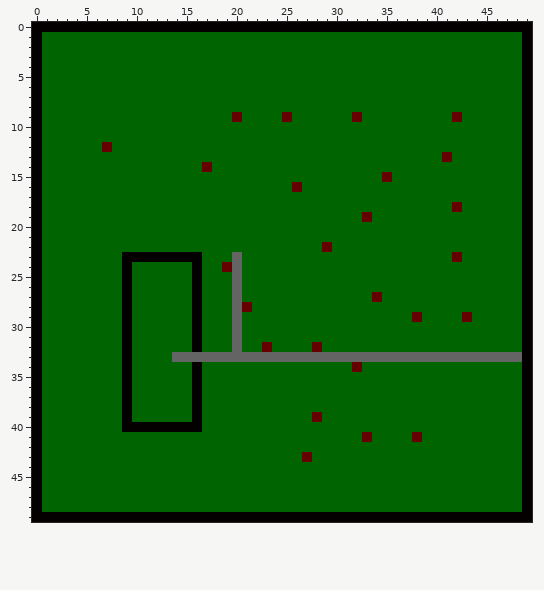
Two states of a pixel-art sprite, EmodiaQuest/EmodiaQuest/EmodiaQuestContent/maps/safeWorld_PlacementMap.png. The picture above is the old version.
The file is 50x50 pixels. Colours within 5 levels of each other are drawn and written as one.
New version:
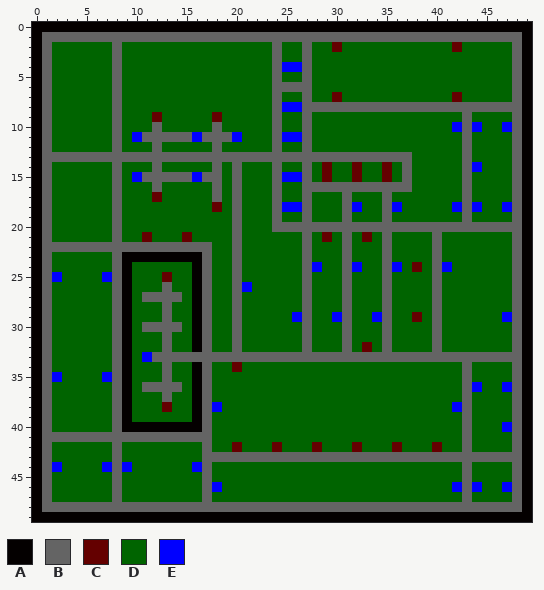
Palette (. is transparent): A #040000  B #646464  C #640000  D #006400  E #0000ff
The exact change:
y 1: x 1..48 DDDDDDDDDDDDDDDDDDDDDDDDDDDDDDDDDDDDDDDDDDDDDDDD -> BBBBBBBBBBBBBBBBBBBBBBBBBBBBBBBBBBBBBBBBBBBBBBBB
y 2: x 1 D -> B; x 8 D -> B; x 24 D -> B; x 27 D -> B; x 30 D -> C; x 42 D -> C; x 48 D -> B
y 3: x 1 D -> B; x 8 D -> B; x 24 D -> B; x 27 D -> B; x 48 D -> B
y 4: x 1 D -> B; x 8 D -> B; x 24..27 DDDD -> BEEB; x 48 D -> B
y 5: x 1 D -> B; x 8 D -> B; x 24 D -> B; x 27 D -> B; x 48 D -> B
y 6: x 1 D -> B; x 8 D -> B; x 24..27 DDDD -> BBBB; x 48 D -> B
y 7: x 1 D -> B; x 8 D -> B; x 24 D -> B; x 27 D -> B; x 30 D -> C; x 42 D -> C; x 48 D -> B
y 8: x 1 D -> B; x 8 D -> B; x 24..48 DDDDDDDDDDDDDDDDDDDDDDDDD -> BEEBBBBBBBBBBBBBBBBBBBBBB
y 9: x 1 D -> B; x 8 D -> B; x 12 D -> C; x 18 D -> C; x 20 C -> D; x 24..25 DC -> BD; x 27 D -> B; x 32 C -> D; x 42..43 CD -> DB; x 48 D -> B
y 10: x 1 D -> B; x 8 D -> B; x 12 D -> B; x 18 D -> B; x 24 D -> B; x 27 D -> B; x 42..44 DDD -> EBE; x 47..48 DD -> EB
y 11: x 1 D -> B; x 8 D -> B; x 10..20 DDDDDDDDDDD -> EBBBBBEBBBE; x 24..27 DDDD -> BEEB; x 43 D -> B; x 48 D -> B
y 12: x 1 D -> B; x 7..8 CD -> DB; x 12 D -> B; x 18 D -> B; x 24 D -> B; x 27 D -> B; x 43 D -> B; x 48 D -> B
y 13: x 1..37 DDDDDDDDDDDDDDDDDDDDDDDDDDDDDDDDDDDDD -> BBBBBBBBBBBBBBBBBBBBBBBBBBBBBBBBBBBBB; x 41 C -> D; x 43 D -> B; x 48 D -> B
y 14: x 1 D -> B; x 8 D -> B; x 12 D -> B; x 17..18 CD -> DB; x 20 D -> B; x 24 D -> B; x 27 D -> B; x 29 D -> C; x 32 D -> C; x 35 D -> C; x 37 D -> B; x 43..44 DD -> BE; x 48 D -> B
y 15: x 1 D -> B; x 8 D -> B; x 10..18 DDDDDDDDD -> EBBBBBEBB; x 20 D -> B; x 24..27 DDDD -> BEEB; x 29 D -> C; x 32 D -> C; x 37 D -> B; x 43 D -> B; x 48 D -> B
y 16: x 1 D -> B; x 8 D -> B; x 12 D -> B; x 18 D -> B; x 20 D -> B; x 24 D -> B; x 26..37 CDDDDDDDDDDD -> DBBBBBBBBBBB; x 43 D -> B; x 48 D -> B
y 17: x 1 D -> B; x 8 D -> B; x 12 D -> C; x 18 D -> B; x 20 D -> B; x 24 D -> B; x 27 D -> B; x 31 D -> B; x 35 D -> B; x 43 D -> B; x 48 D -> B
y 18: x 1 D -> B; x 8 D -> B; x 18 D -> C; x 20 D -> B; x 24..27 DDDD -> BEEB; x 31..32 DD -> BE; x 35..36 DD -> BE; x 42..44 CDD -> EBE; x 47..48 DD -> EB
y 19: x 1 D -> B; x 8 D -> B; x 20 D -> B; x 24 D -> B; x 27 D -> B; x 31 D -> B; x 33 C -> D; x 35 D -> B; x 43 D -> B; x 48 D -> B
y 20: x 1 D -> B; x 8 D -> B; x 20 D -> B; x 24..48 DDDDDDDDDDDDDDDDDDDDDDDDD -> BBBBBBBBBBBBBBBBBBBBBBBBB
y 21: x 1 D -> B; x 8 D -> B; x 11 D -> C; x 15 D -> C; x 20 D -> B; x 27 D -> B; x 29 D -> C; x 31 D -> B; x 33 D -> C; x 35 D -> B; x 40 D -> B; x 48 D -> B
y 22: x 1..17 DDDDDDDDDDDDDDDDD -> BBBBBBBBBBBBBBBBB; x 20 D -> B; x 27 D -> B; x 29 C -> D; x 31 D -> B; x 35 D -> B; x 40 D -> B; x 48 D -> B
y 23: x 1 D -> B; x 8 D -> B; x 17 D -> B; x 27 D -> B; x 31 D -> B; x 35 D -> B; x 40 D -> B; x 42 C -> D; x 48 D -> B
y 24: x 1 D -> B; x 8 D -> B; x 17 D -> B; x 19 C -> D; x 27..28 DD -> BE; x 31..32 DD -> BE; x 35..36 DD -> BE; x 38 D -> C; x 40..41 DD -> BE; x 48 D -> B
y 25: x 1..2 DD -> BE; x 7..8 DD -> EB; x 13 D -> C; x 17 D -> B; x 27 D -> B; x 31 D -> B; x 35 D -> B; x 40 D -> B; x 48 D -> B
y 26: x 1 D -> B; x 8 D -> B; x 13 D -> B; x 17 D -> B; x 21 D -> E; x 27 D -> B; x 31 D -> B; x 35 D -> B; x 40 D -> B; x 48 D -> B
y 27: x 1 D -> B; x 8 D -> B; x 11..14 DDDD -> BBBB; x 17 D -> B; x 27 D -> B; x 31 D -> B; x 34..35 CD -> DB; x 40 D -> B; x 48 D -> B
y 28: x 1 D -> B; x 8 D -> B; x 13 D -> B; x 17 D -> B; x 21 C -> D; x 27 D -> B; x 31 D -> B; x 35 D -> B; x 40 D -> B; x 48 D -> B
y 29: x 1 D -> B; x 8 D -> B; x 13 D -> B; x 17 D -> B; x 26..27 DD -> EB; x 30..31 DD -> EB; x 34..35 DD -> EB; x 40 D -> B; x 43 C -> D; x 47..48 DD -> EB
y 30: x 1 D -> B; x 8 D -> B; x 11..14 DDDD -> BBBB; x 17 D -> B; x 27 D -> B; x 31 D -> B; x 35 D -> B; x 40 D -> B; x 48 D -> B
y 31: x 1 D -> B; x 8 D -> B; x 13 D -> B; x 17 D -> B; x 27 D -> B; x 31 D -> B; x 35 D -> B; x 40 D -> B; x 48 D -> B
y 32: x 1 D -> B; x 8 D -> B; x 13 D -> B; x 17 D -> B; x 23 C -> D; x 27..28 DC -> BD; x 31 D -> B; x 33 D -> C; x 35 D -> B; x 40 D -> B; x 48 D -> B
y 33: x 1 D -> B; x 8 D -> B; x 11..13 DDD -> EBB
y 34: x 1 D -> B; x 8 D -> B; x 13 D -> B; x 17 D -> B; x 20 D -> C; x 32 C -> D; x 43 D -> B; x 48 D -> B
y 35: x 1..2 DD -> BE; x 7..8 DD -> EB; x 13 D -> B; x 17 D -> B; x 43 D -> B; x 48 D -> B
y 36: x 1 D -> B; x 8 D -> B; x 11..14 DDDD -> BBBB; x 17 D -> B; x 43..44 DD -> BE; x 47..48 DD -> EB
y 37: x 1 D -> B; x 8 D -> B; x 13 D -> B; x 17 D -> B; x 43 D -> B; x 48 D -> B
y 38: x 1 D -> B; x 8 D -> B; x 13 D -> C; x 17..18 DD -> BE; x 42..43 DD -> EB; x 48 D -> B
y 39: x 1 D -> B; x 8 D -> B; x 17 D -> B; x 28 C -> D; x 43 D -> B; x 48 D -> B
y 40: x 1 D -> B; x 8 D -> B; x 17 D -> B; x 43 D -> B; x 47..48 DD -> EB
y 41: x 1..17 DDDDDDDDDDDDDDDDD -> BBBBBBBBBBBBBBBBB; x 33 C -> D; x 38 C -> D; x 43 D -> B; x 48 D -> B
y 42: x 1 D -> B; x 8 D -> B; x 17 D -> B; x 20 D -> C; x 24 D -> C; x 28 D -> C; x 32 D -> C; x 36 D -> C; x 40 D -> C; x 43 D -> B; x 48 D -> B
y 43: x 1 D -> B; x 8 D -> B; x 17..48 DDDDDDDDDDCDDDDDDDDDDDDDDDDDDDDD -> BBBBBBBBBBBBBBBBBBBBBBBBBBBBBBBB
y 44: x 1..2 DD -> BE; x 7..9 DDD -> EBE; x 16..17 DD -> EB; x 43 D -> B; x 48 D -> B
y 45: x 1 D -> B; x 8 D -> B; x 17 D -> B; x 43 D -> B; x 48 D -> B
y 46: x 1 D -> B; x 8 D -> B; x 17..18 DD -> BE; x 42..44 DDD -> EBE; x 47..48 DD -> EB
y 47: x 1 D -> B; x 8 D -> B; x 17 D -> B; x 43 D -> B; x 48 D -> B
y 48: x 1..48 DDDDDDDDDDDDDDDDDDDDDDDDDDDDDDDDDDDDDDDDDDDDDDDD -> BBBBBBBBBBBBBBBBBBBBBBBBBBBBBBBBBBBBBBBBBBBBBBBB
